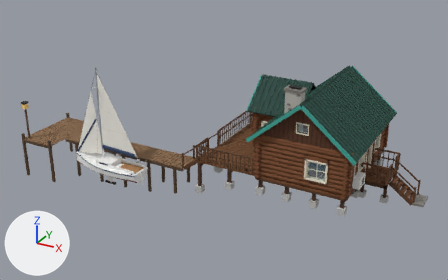
One commit to the glTF model test/assets/house.glb: the scene before it, then after it.
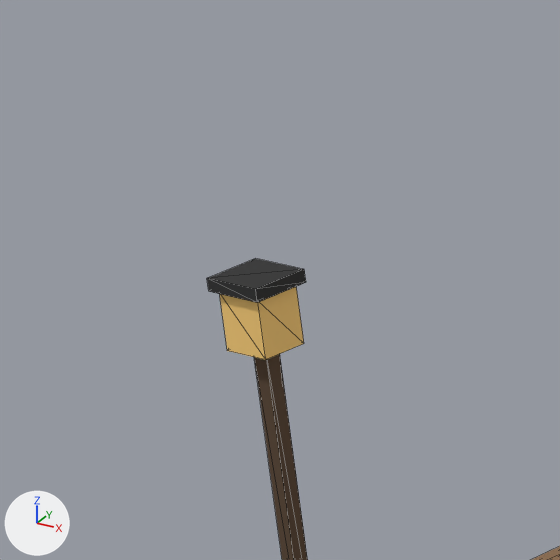
The first picture shows the older version from a 50 mm camera at (160.6, -23.6, 80.2) aimed at (82.7, 118.0, 9.4). The close-ups show the older and then the newer version on the part from 1% to 11% of the width and 28% to 45% of the height of that picture. Only the edits that show in the close-ups are written down. Lighting does not change. The marker at lower left points along +X, +Y and +Z. The close-ups show mesh edges as thin lines. Where no turn or scale is listed for an object, it has been applied to the vertices. Vertices at exactly the same position are counted once.

The first close-up shows 'Dock'.
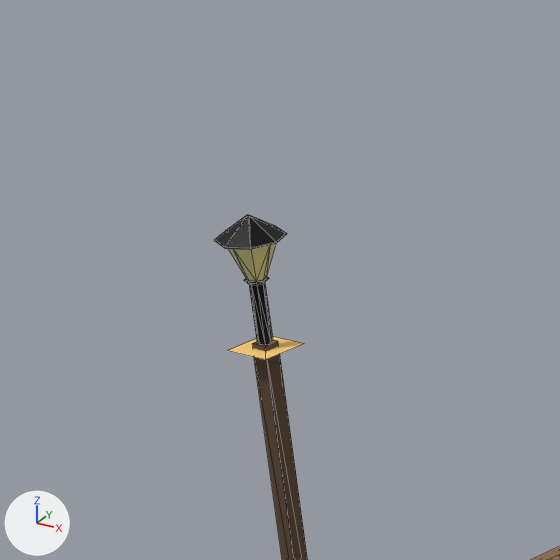
Pixel boxes [x1, y1, x2, y2] of what changed, in the close-ups (560 x 560 px):
```json
{"object": "Dock", "change": "reshaped", "before": [207, 259, 560, 560], "after": [228, 336, 560, 560]}
{"object": "Dock lamp", "change": "added", "after": [214, 215, 287, 345], "faces in mat_dock_lamp_metal (black #000000)": [214, 215, 287, 345], "faces in mat_dock_lamp_glass (beige #f9f3a6)": [228, 243, 276, 281]}
{"part": 1, "of": "me_dock", "change": "deleted", "before": [207, 259, 306, 303]}
{"part": 2, "of": "me_dock", "change": "deleted", "before": [220, 287, 304, 360]}
```

Edits to the scene script, one JSON object a line:
```json
{"op": "add", "block": "mat_dock_lamp_metal", "code": ["mat_dock_lamp_metal = principled_material('Dock lamp metal')", "mat_dock_lamp_metal.base_color = (0.0, 0.0, 0.0)  # black #000000", "mat_dock_lamp_metal.metallic = 0.4", "mat_dock_lamp_metal.roughness = 0.272"]}
{"op": "add", "block": "mat_dock_lamp_glass", "code": ["mat_dock_lamp_glass = principled_material('Dock lamp glass')", "mat_dock_lamp_glass.base_color = (0.947, 0.896, 0.381)  # beige #f9f3a6", "mat_dock_lamp_glass.metallic = 0.4", "mat_dock_lamp_glass.roughness = 0.272"]}
{"block": "me_dock", "where": "# used by ob_dock; location = (112.0, 119.0, 4.38)"}
{"block": "me_dock", "where": "# verts and faces of me_dock; kept vertices keep their numbers, new ones are numbered from 688"}
{"block": "me_dock", "where": "# before: 672 (-89.5, -15.3, 8.4) at pixel (304, 343), 673 (-89.5, -15.3, 10.0) at pixel (296, 285), 674 (-89.5, -16.7, 8.4) at pixel (265, 359), 675 (-89.5, -16.7, 10.0), 676 (-90.9, -15.3, 8.4)"}
{"block": "me_dock", "where": "# before: 677 (-90.9, -15.3, 10.0), 678 (-90.9, -16.7, 8.4) at pixel (227, 350), 679 (-90.9, -16.7, 10.0)"}
{"op": "remove", "block": "me_dock", "code": "me_dock.from_pydata(...)  # 688 vertices, 1088 faces; spans x -91.8..-37.1, y -17.8..3.4, z -13.9..10.4"}
{"op": "add", "block": "me_dock", "code": "me_dock.from_pydata(...)  # 676 vertices, 1066 faces; spans x -91.8..-37.1, y -17.8..3.4, z -13.9..8.6"}
{"block": "me_dock", "change": "me_dock part 1: the loose piece of 8 vertices spanning x -91.1..-89.4, y -16.8..-15.1, z 10.1..10.4 is deleted"}
{"block": "me_dock", "change": "me_dock part 2"}
{"op": "add", "block": "me_dock", "code": "delete_vertices([673, 675, 677, 679])  # with the faces that use them"}
{"op": "add", "block": "me_dock_lamp", "code": ["me_dock_lamp = bpy.data.meshes.new('Dock lamp')", "me_dock_lamp.from_pydata(...)  # 64 vertices, 124 faces; spans x -0.9..0.9, y -0.9..0.9, z -2.16..1.32", "# faces by material slot: [108, 16]", "me_dock_lamp.materials.append(mat_dock_lamp_metal)  # black #000000", "me_dock_lamp.materials.append(mat_dock_lamp_glass)  # beige #f9f3a6"]}
{"op": "add", "block": "ob_dock_lamp", "code": ["ob_dock_lamp = bpy.data.objects.new('Dock lamp', me_dock_lamp)", "ob_dock_lamp.location = (21.78, 103.03, 15.09)"]}
```
